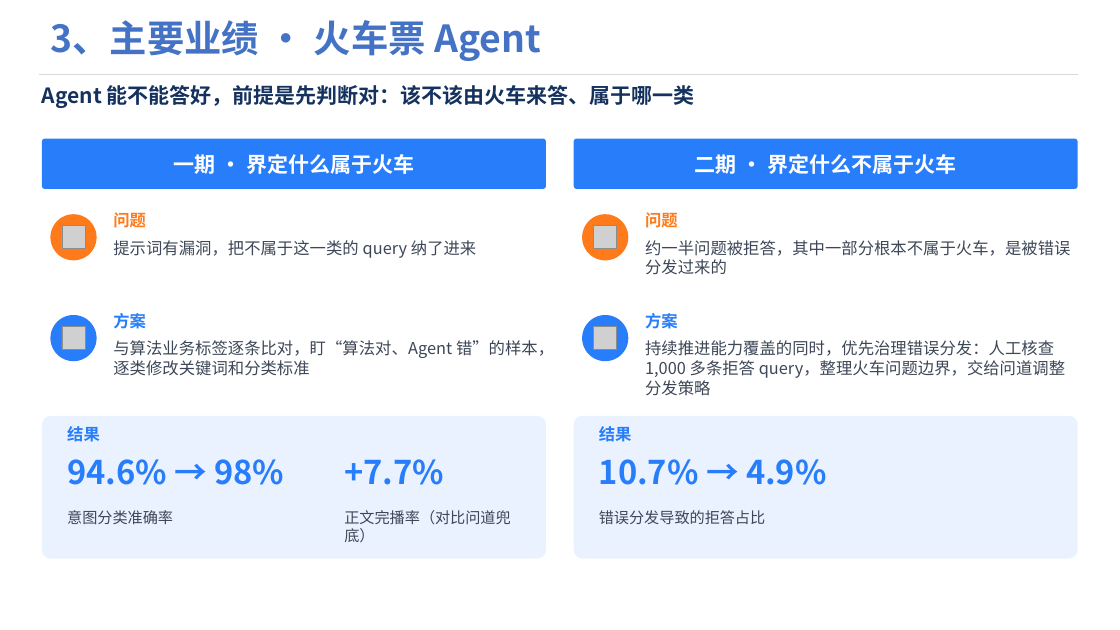
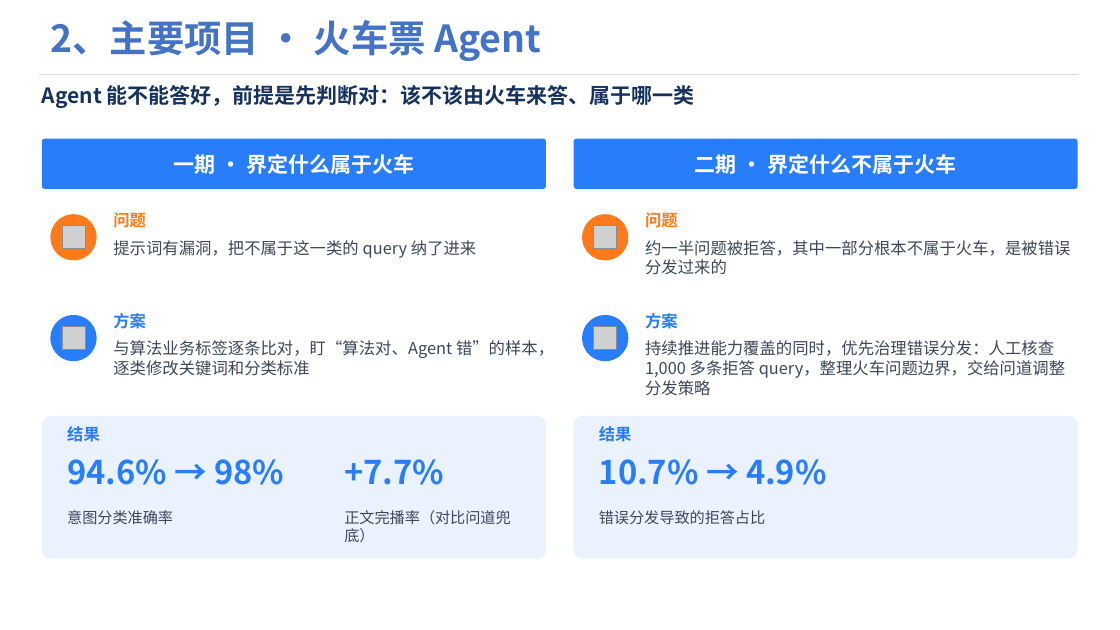
Before and after one commit to Wennie006/AI-myself, a slide deck: slide 5 of 答辩PPT.pptx (slide 6 before the commit). Drawn at 1120x630 pixels with LibreOffice and Linux fonts; fonts in the diff are those of the drawing; grey boxes stand for pictures; background and template pictures are left out. Boxes give left, top, right and bottom in pixels: in the first picture for what was removed or moved away, otherwise in the second. Text is boxed around its words. In the diff, an @@ line names an element or a change of style, - is before the commit and + after.

```diff
--- a/答辩PPT.pptx
+++ b/答辩PPT.pptx
@@ text at [50,20,541,61]: text changed @@
-3、主要业绩 · 火车票 Agent
+2、主要项目 · 火车票 Agent
```
Also in this commit, not shown: 9 other slides changed, 1 slide removed.
